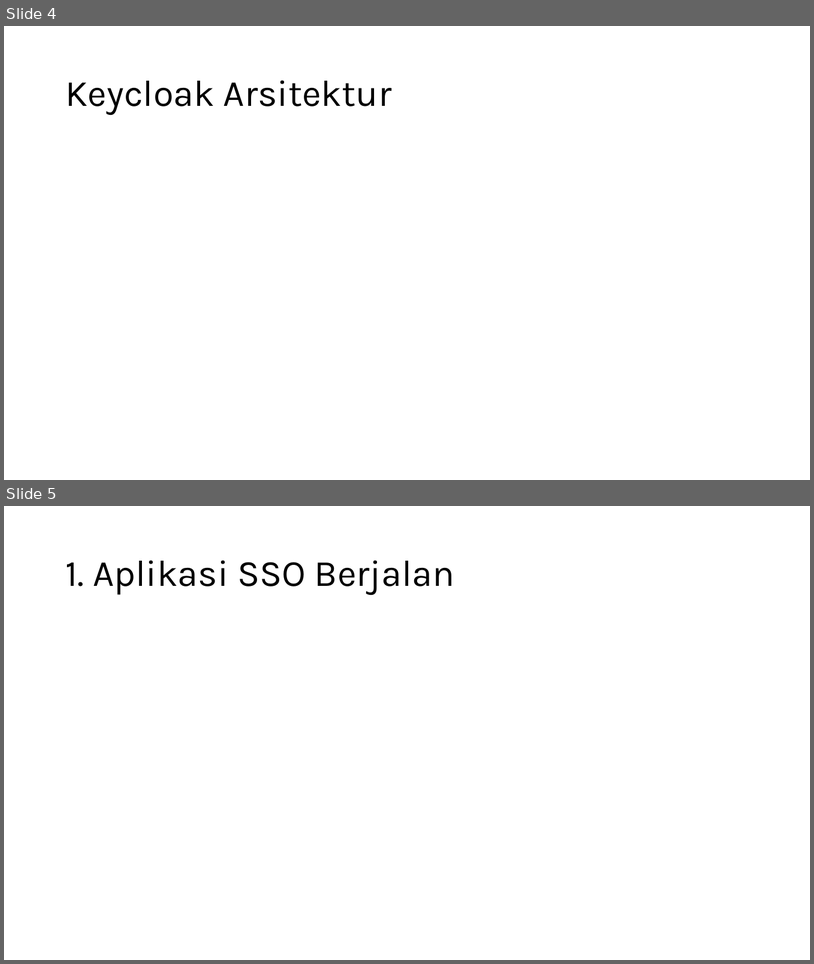
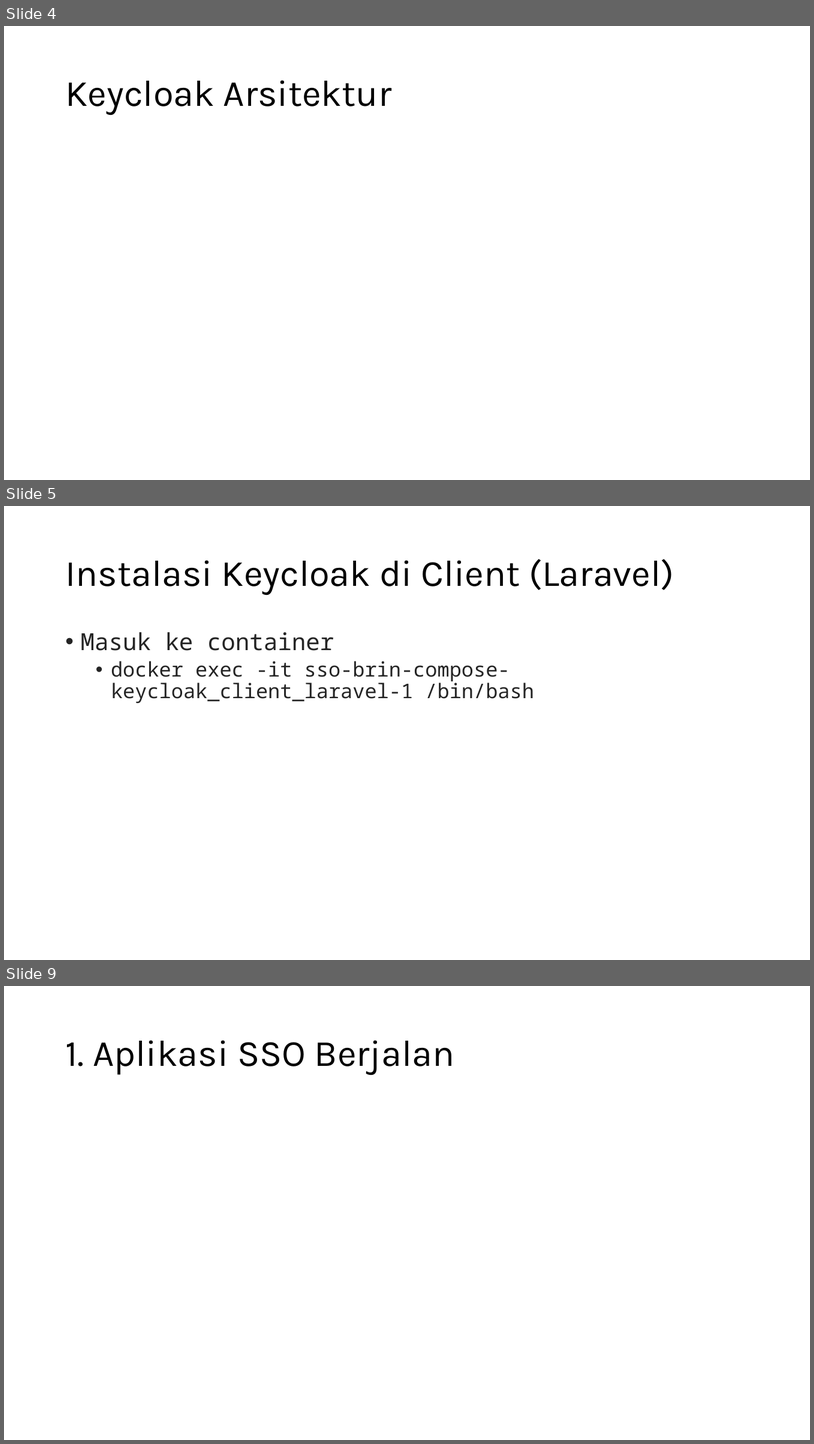
Before and after one commit to koharudin/sso-brin-compose, a slide deck: docs/sso.pptx. Shown one above the other, each under a label of ours: slides 4 and 5 before the commit, slides 4, 5 and 9 after it; the slides between them are not shown. The pictures are 814x964 and 814x1444 pixels, drawn with LibreOffice and Linux fonts; fonts in the diff are those of the drawing. Boxes give left, top, right and bottom in pixels: in the first picture for what was removed or moved away, otherwise in the second. Text is boxed around its words. In the diff, an @@ line names an element or a change of style, - is before the commit and + after.

Commit message:
laravel php client

```diff
--- a/docs/sso.pptx
+++ b/docs/sso.pptx
@@ slide 5 added at [4,506,810,960], background #FFFFFF @@
@@ title added at [65,559,674,595], 44 pt, text #000000 @@
+Instalasi Keycloak di Client (Laravel)
@@ text added at [81,632,534,703], 24 pt, text #242424 @@
+• Masuk ke container
+  • docker exec -it sso-brin-compose-keycloak_client_laravel-1 /bin/bash
@@ what was slide 5 is now slide 9 @@
```
Also in this commit, not shown: 3 other slides added, 4 other files.
